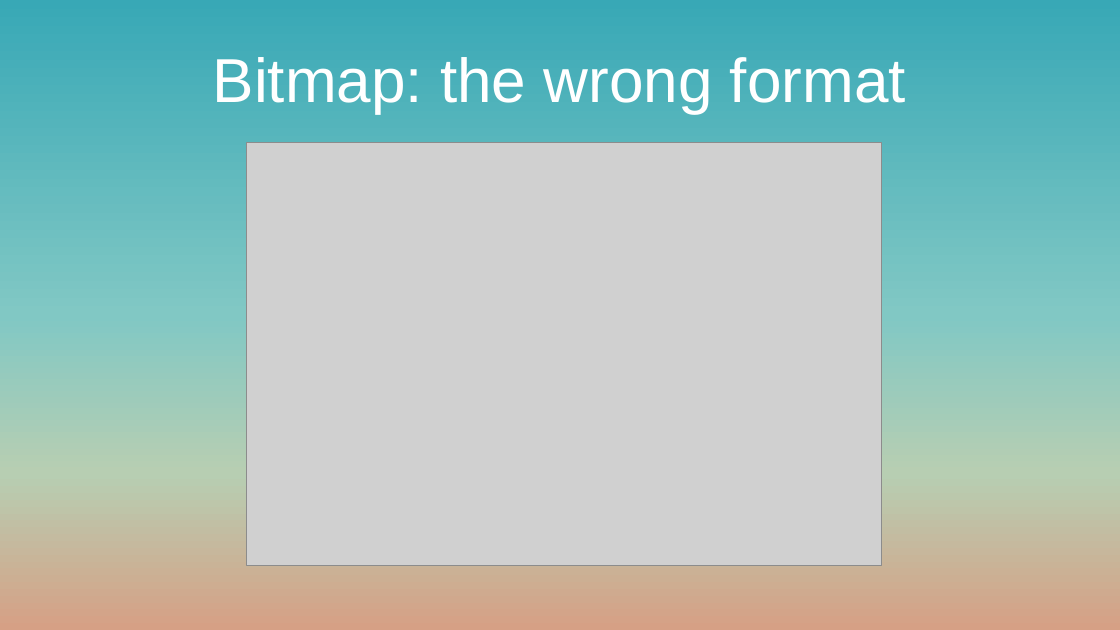
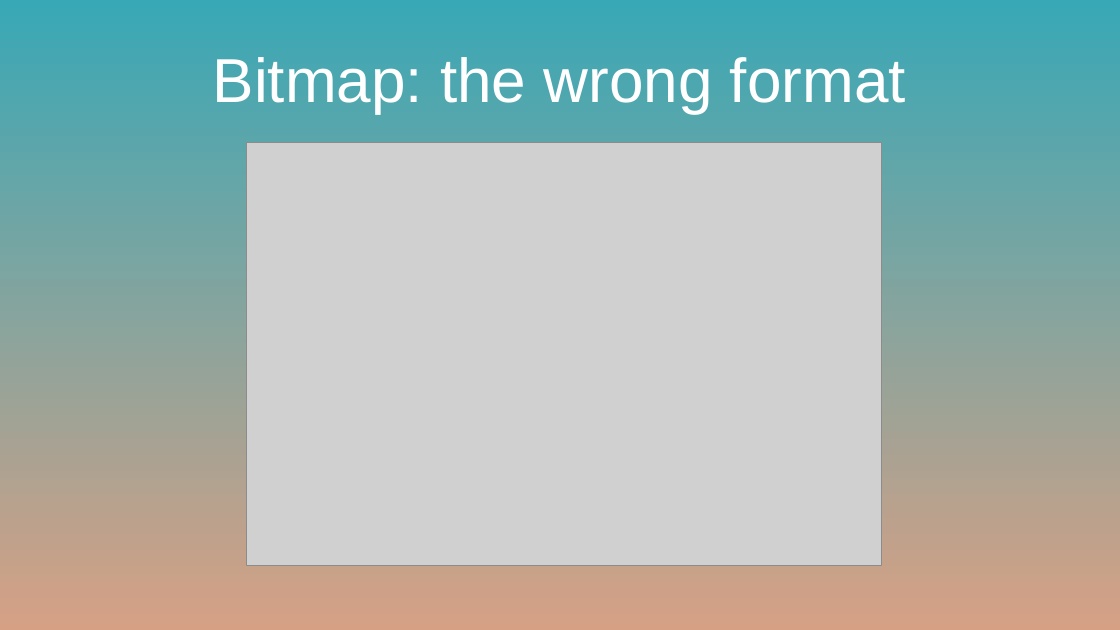
Before and after one commit to turbor/fri3d2026-inkscape, a slide deck: slide 6 of presentation.odp (slide 8 before the commit). Drawn at 1120x630 pixels with LibreOffice and Linux fonts; fonts in the diff are those of the drawing; grey boxes stand for pictures. Boxes give left, top, right and bottom in pixels: in the first picture for what was removed or moved away, otherwise in the second. Text is boxed around its words. In the diff, an @@ line names an element or a change of style, - is before the commit and + after.

```diff
--- a/presentation.odp
+++ b/presentation.odp
@@ background gradient #38A8B6 to #81C8C4 to #B7CEB2 to #D6A085 to gradient #38A8B6 to #D6A085 @@
```
Also in this commit, not shown: 8 other slides changed, 12 slides added, 5 slides removed, 9 other files.
